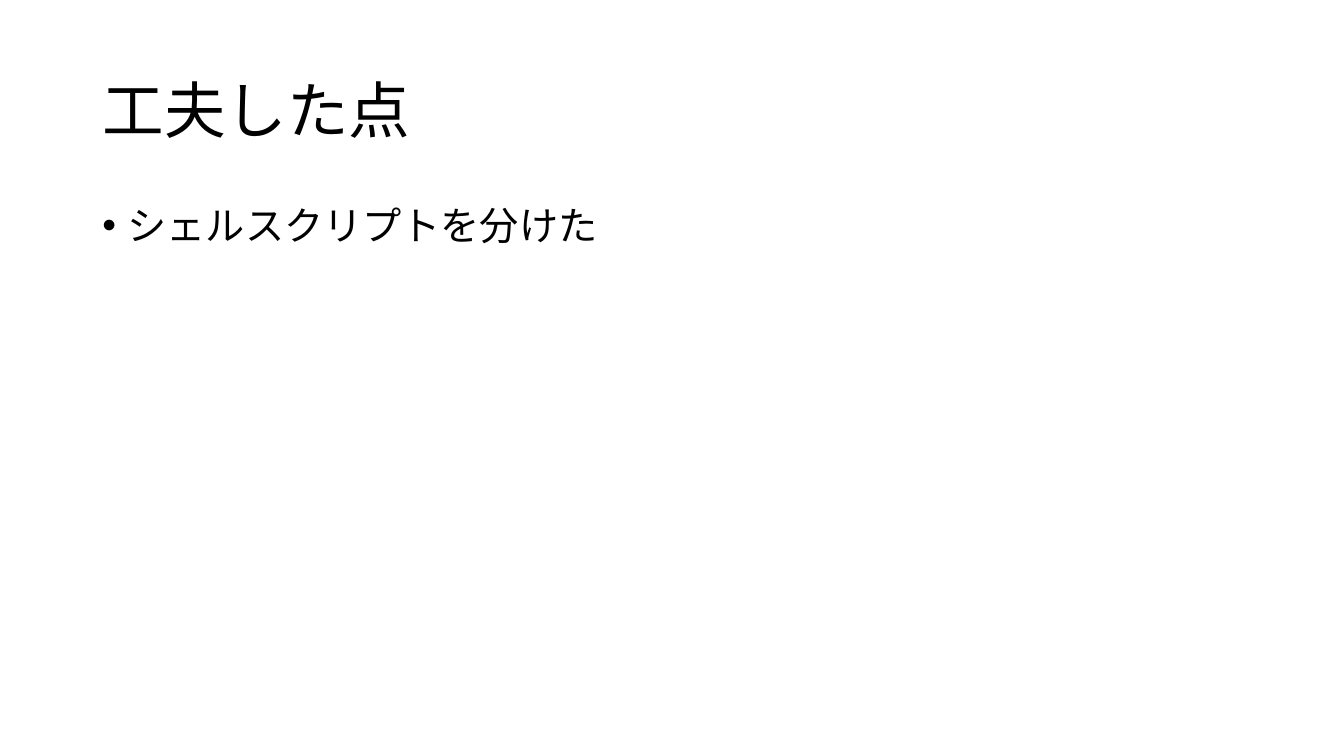
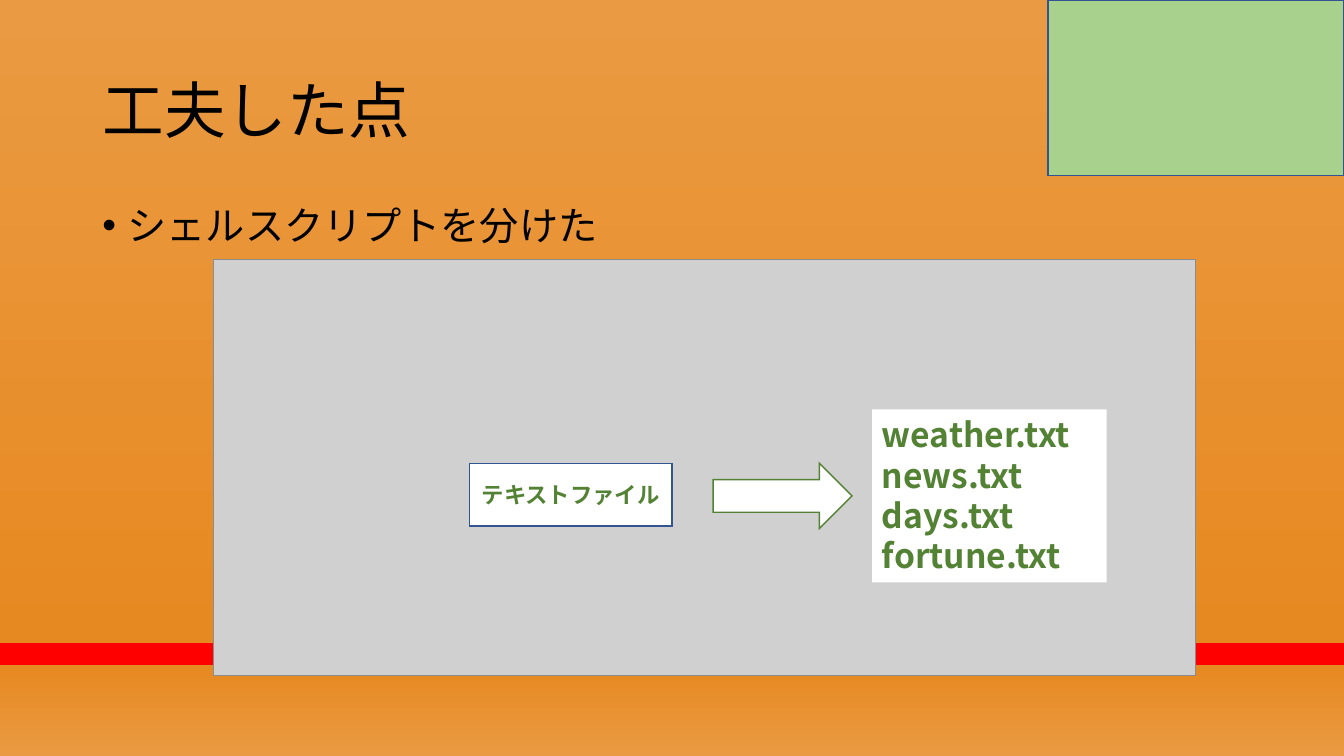
Before and after one commit to RikiishiSuzunosuke/AIspeaker_yosie, a slide deck: slide 17 of presentation/第二回プレゼン_アウトライン.pptx (slide 12 before the commit). Drawn at 1344x756 pixels with LibreOffice and Linux fonts; fonts in the diff are those of the drawing; grey boxes stand for pictures. Boxes give left, top, right and bottom in pixels: in the first picture for what was removed or moved away, otherwise in the second. Text is boxed around its words. In the diff, an @@ line names an element or a change of style, - is before the commit and + after.

```diff
--- a/presentation/第二回プレゼン_アウトライン.pptx
+++ b/presentation/第二回プレゼン_アウトライン.pptx
@@ background #FFFFFF to gradient #EA9A42 to #E78921 to #FF0000 @@
@@ rectangle added at (1049, 0, 1344, 175), fill #A9D18E, outline #325491 1 pt @@
@@ picture added at (214, 259, 1197, 676) @@
@@ rectangle added at (872, 409, 1107, 583), fill #FFFFFF, 24 pt, text #548235, bold @@
+weather.txt
+news.txt
+days.txt
+fortune.txt
@@ rectangle added at (470, 464, 673, 526), fill #FFFFFF, outline #325491 1 pt, 16 pt, text #548235, bold @@
+テキストファイル
@@ right arrow added at (714, 464, 853, 529), fill #FFFFFF, outline #548235 1 pt @@
```
Also in this commit, not shown: 7 other slides changed, 12 slides added, 6 slides removed, 33 other files.
